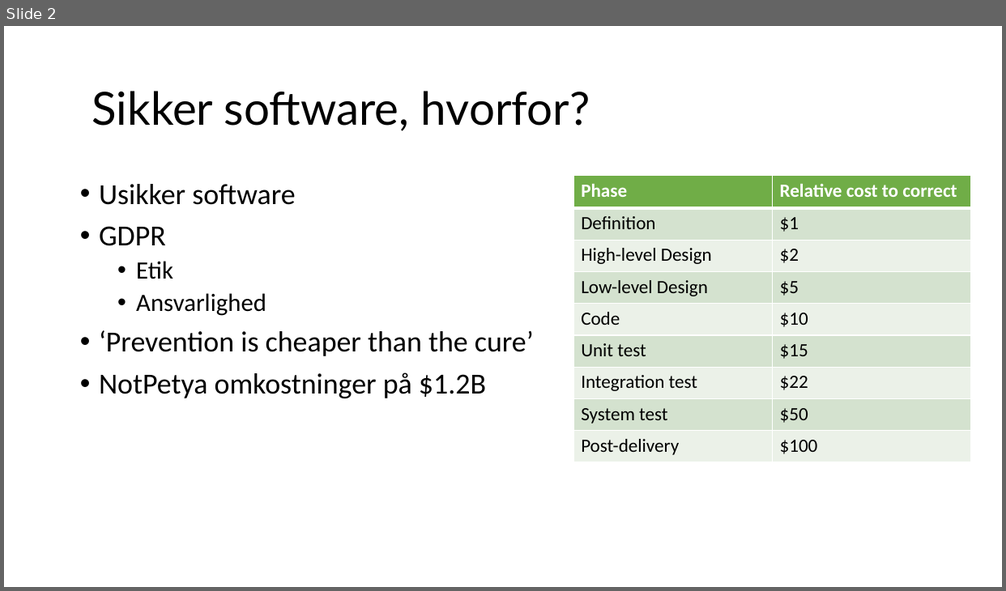
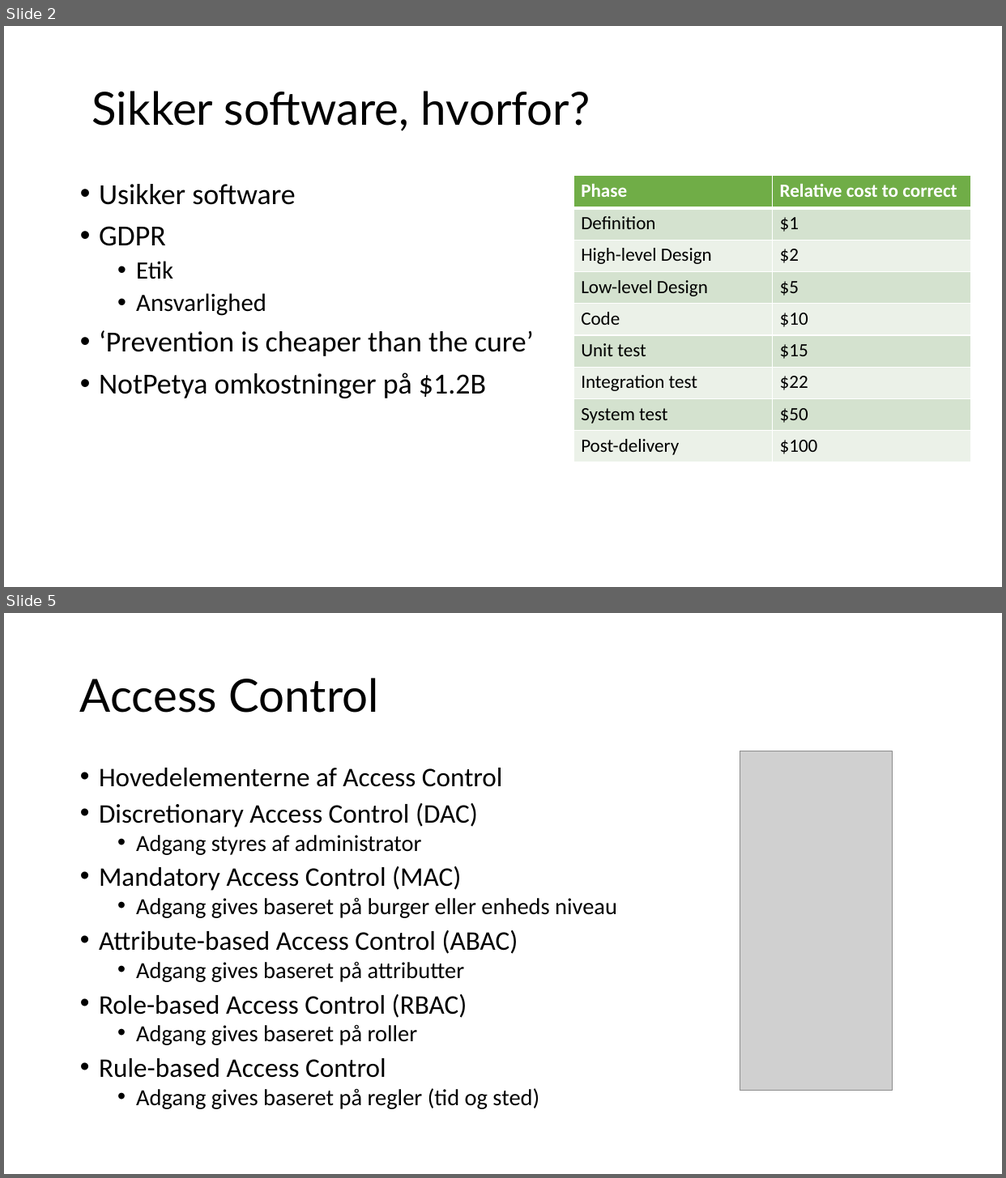
Before and after one commit to Kristiansax/kea-software-security-exam-slides, a slide deck: 9 - Audit af software.pptx. Shown one above the other, each under a label of ours: slide 2 before the commit, slides 2 and 5 after it; the slides between them are not shown. The pictures are 1006x591 and 1006x1178 pixels, drawn with LibreOffice and Linux fonts; fonts in the diff are those of the drawing; grey boxes stand for pictures. Boxes give left, top, right and bottom in pixels: in the first picture for what was removed or moved away, otherwise in the second. Text is boxed around its words. In the diff, an @@ line names an element or a change of style, - is before the commit and + after.

```diff
--- a/9 - Audit af software.pptx
+++ b/9 - Audit af software.pptx
@@ slide 5 added at bbox=[4, 613, 1002, 1174], background #FFFFFF @@
@@ title added at bbox=[80, 678, 379, 713], 44 pt, text #000000 @@
+Access Control
@@ picture added at bbox=[740, 752, 892, 1091] @@
@@ text added at bbox=[99, 768, 617, 1110], 25.9 pt, text #000000 @@
+• Hovedelementerne af Access Control
+• Discretionary Access Control (DAC)
+  • Adgang styres af administrator
+• Mandatory Access Control (MAC)
+  • Adgang gives baseret på burger eller enheds niveau
+• Attribute-based Access Control (ABAC)
+  • Adgang gives baseret på attributter
+• Role-based Access Control (RBAC)
+  • Adgang gives baseret på roller
+• Rule-based Access Control
+  • Adgang gives baseret på regler (tid og sted)
```
Also in this commit, not shown: 1 slide changed, 3 other slides added, 1 slide removed, 6 other files.
